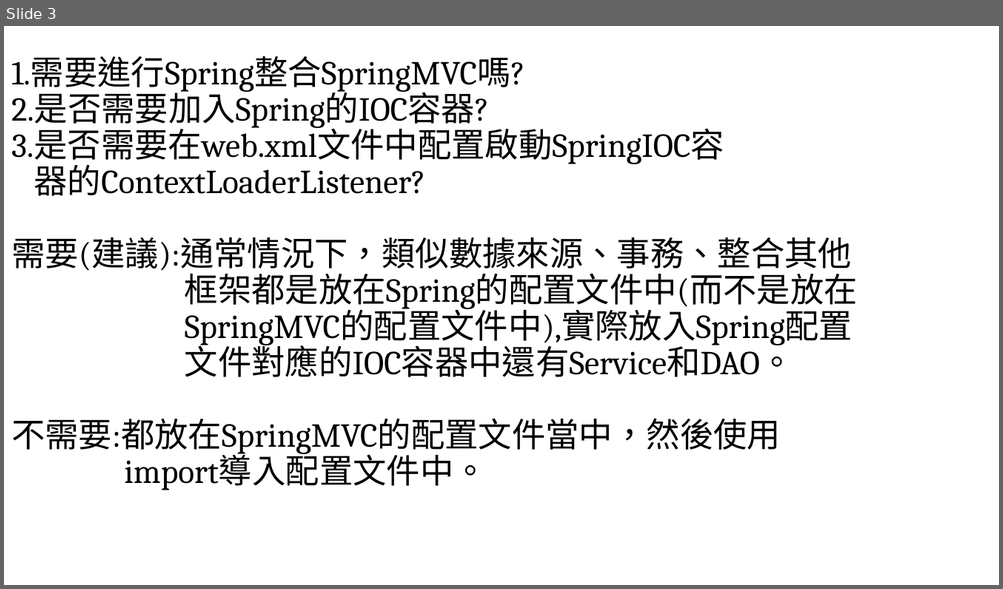
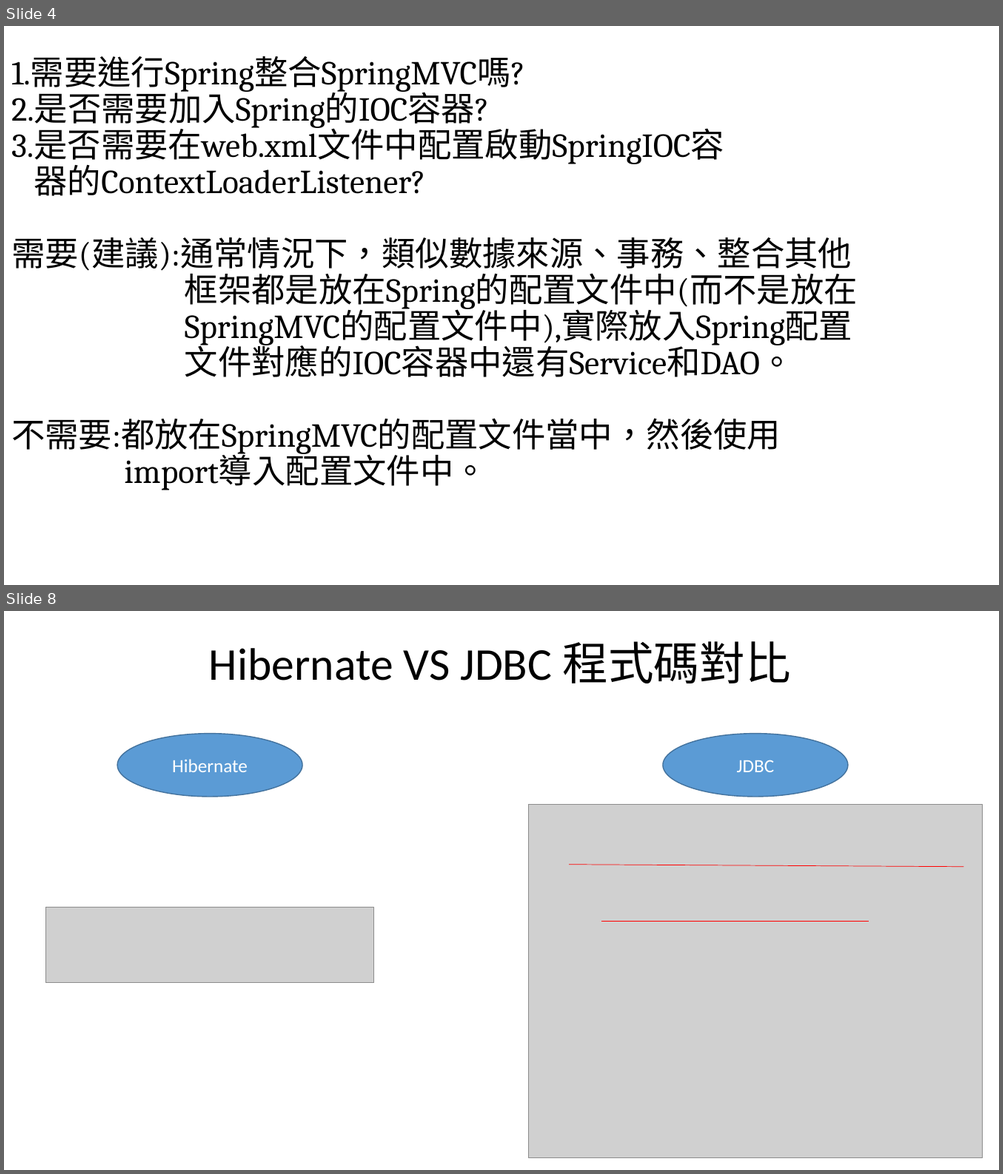
Before and after one commit to kiss78832/jay_project, a slide deck: 流程圖.pptx. Shown one above the other, each under a label of ours: slide 3 before the commit, slides 4 and 8 after it; the slides between them are not shown. The pictures are 1003x589 and 1003x1174 pixels, drawn with LibreOffice and Linux fonts; fonts in the diff are those of the drawing; grey boxes stand for pictures. Boxes give left, top, right and bottom in pixels: in the first picture for what was removed or moved away, otherwise in the second. Text is boxed around its words. In the diff, an @@ line names an element or a change of style, - is before the commit and + after.

Commit message:
Hibernate

```diff
--- a/流程圖.pptx
+++ b/流程圖.pptx
@@ slide 8 added at <box>4,611,999,1170</box>, background #FFFFFF @@
@@ title added at <box>209,641,791,684</box>, 44 pt, text #000000 @@
+Hibernate VS JDBC 程式碼對比
@@ ellipse added at <box>117,733,302,797</box>, fill #5B9BD5, outline #43739E 1 pt, 18 pt, text #FFFFFF @@
+Hibernate
@@ ellipse added at <box>663,733,848,797</box>, fill #5B9BD5, outline #43739E 1 pt, 18 pt, text #FFFFFF @@
+JDBC
@@ picture added at <box>529,805,982,1159</box> @@
@@ line added from (569, 865) to (964, 867), #FF0000 0.5 pt @@
@@ picture added at <box>45,908,374,983</box> @@
@@ line added from (602, 921) to (869, 921), #FF0000 0.5 pt @@
@@ what was slide 3 is now slide 4 @@
```
Also in this commit, not shown: 8 other slides added, 1 slide removed, 15 other files.
